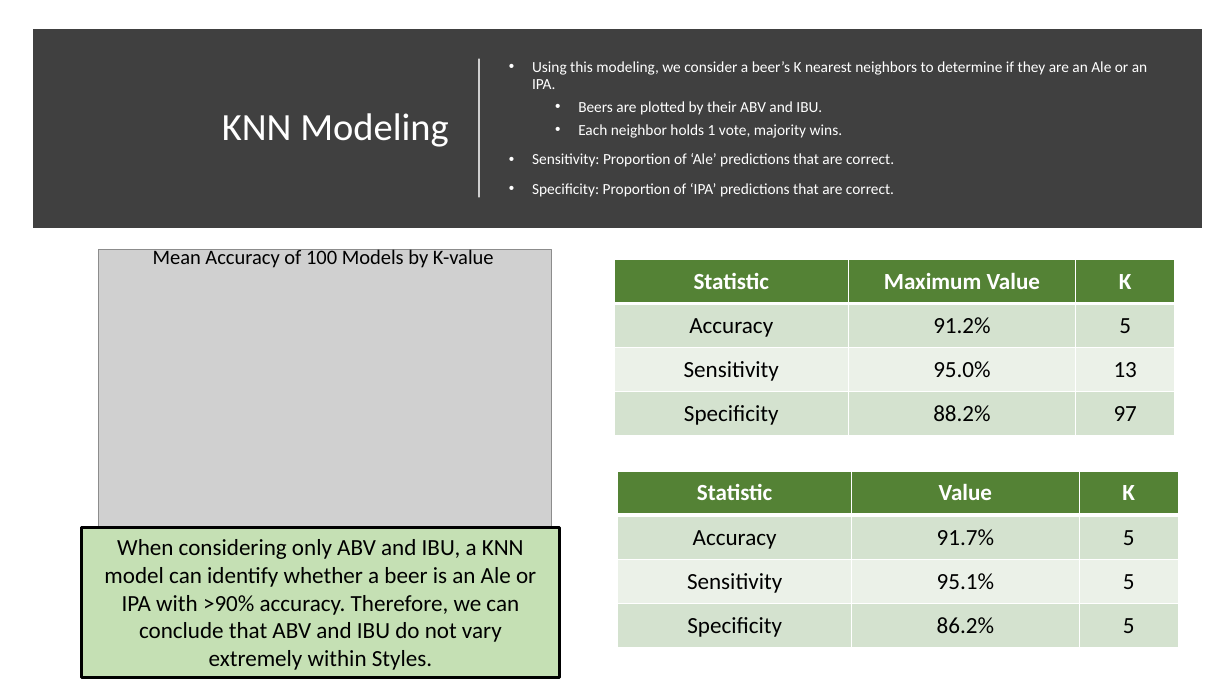
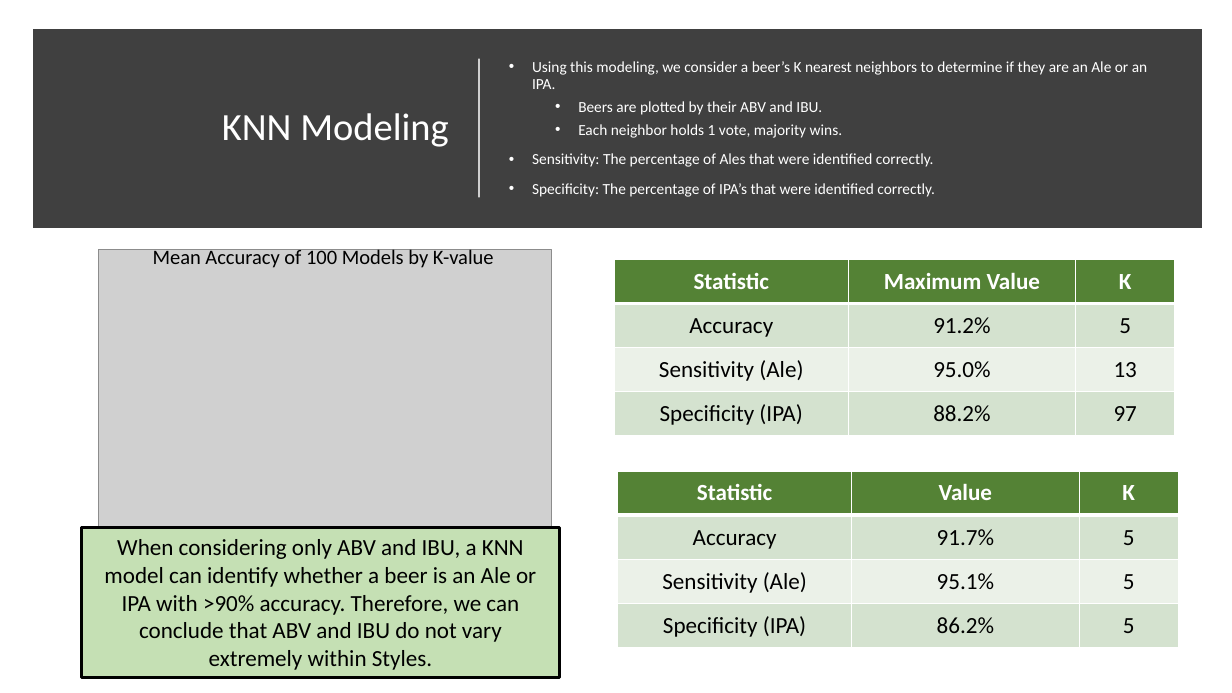
Before and after one commit to ericlaigaie/Case-Study-01, a slide deck: slide 9 of EDA_Presentation.pptx. Drawn at 1232x693 pixels with LibreOffice and Linux fonts; fonts in the diff are those of the drawing; grey boxes stand for pictures. Boxes give left, top, right and bottom in pixels: in the first picture for what was removed or moved away, otherwise in the second. Text is boxed around its words. In the diff, an @@ line names an element or a change of style, - is before the commit and + after.

Commit message:
Update EDA_Presentation.pptx
Typos Fixed

```diff
--- a/EDA_Presentation.pptx
+++ b/EDA_Presentation.pptx
@@ text at (x1=532, y1=153, x2=935, y2=197): text changed @@
-• Sensitivity: Proportion of ‘Ale’ predictions that are correct.
-• Specificity: Proportion of ‘IPA’ predictions that are correct.
+• Sensitivity: The percentage of Ales that were identified correctly.
+• Specificity: The percentage of IPA’s that were identified correctly.
@@ table at (x1=615, y1=260, x2=1175, y2=434) @@
-row 3, column 1: Sensitivity
+row 3, column 1: Sensitivity (Ale)
-row 4, column 1: Specificity
+row 4, column 1: Specificity (IPA)
@@ table at (x1=617, y1=471, x2=1177, y2=646) @@
-row 3, column 1: Sensitivity
+row 3, column 1: Sensitivity (Ale)
-row 4, column 1: Specificity
+row 4, column 1: Specificity (IPA)
```
Also in this commit, not shown: 2 other slides changed.
